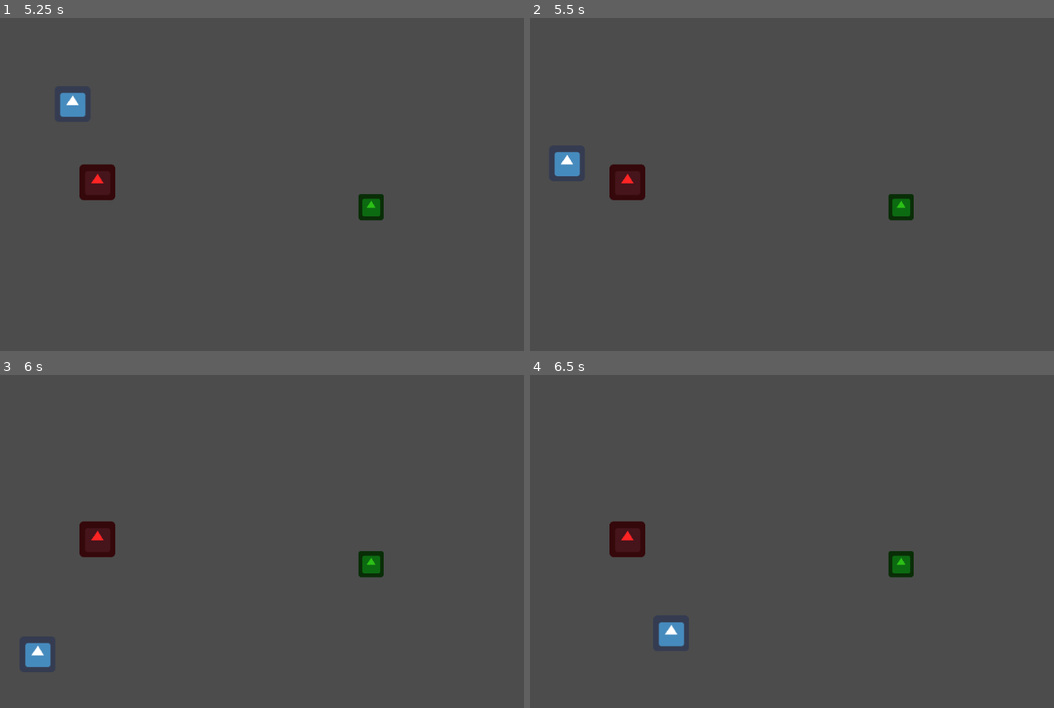
Above: before the commit, frames 1-4 (two rows, left to right).
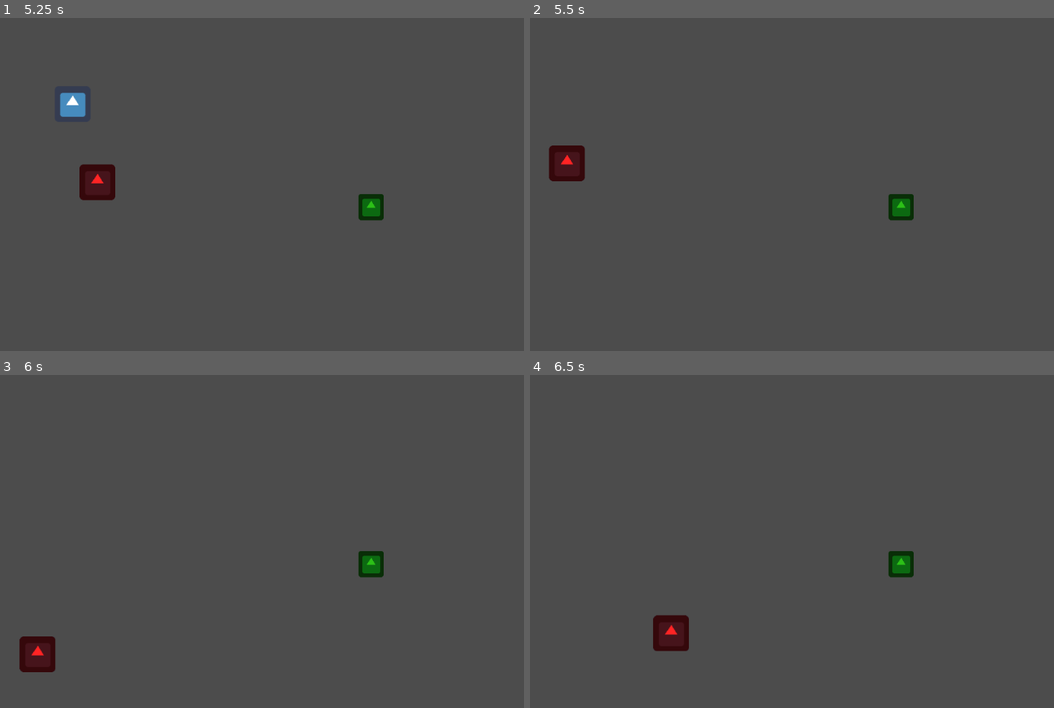
Above: after the commit, the same moments.

Repository: ElkkuTheBaws/ldjam46
Game: Godot game, scene res://TestMap.tscn
Two runs of this game, one before a commit and one after it. Both use one fixed random seed, a clock stepped at 60 frames per second and the inputs below. After the commit the project has no main scene; this scene is started directly in both runs. The engine's default icon, where the game draws it, is replaced by a stand-in: a white triangle on a blue panel in a dark square.
Inputs:
- Up to frame 1 (5.25 s): tap Enter at 0.5 s; hold Right (ui_right) 0.53-1.28 s; hold E (ui_pick, bound only after the commit) 0.53-1.28 s; hold Down (ui_down) 1.28-2.03 s; tap E (ui_pick, bound only after the commit) at 1.35, 2.85, 4.35 s; hold Right (ui_right) 2.03-2.78 s; hold E (ui_pick, bound only after the commit) 2.03-2.78 s; hold Up (ui_up) 2.78-3.53 s; hold E (ui_pick, bound only after the commit) 3.53-4.28 s; hold Left (ui_left) 3.53-5.03 s; hold Down (ui_down) from 5.03 s (still down); hold E (ui_pick, bound only after the commit) from 5.03 s (still down)
- Up to frame 2 (5.5 s): keep holding Down (ui_down); keep holding E (ui_pick, bound only after the commit)
- Up to frame 3 (6 s): release Down (ui_down) at 5.78 s; release E (ui_pick, bound only after the commit) at 5.78 s; hold Right (ui_right) from 5.78 s (still down); tap E (ui_pick, bound only after the commit) at 5.85 s
- Up to frame 4 (6.5 s): keep holding Right (ui_right)

Frame 1 is identical in both runs. In frame 2, 1.5% of the frame differs, in the area x 3-22%, y 38-55%; in frame 3, 1.5%; in frame 4, 1.5%.

Commit message:
Pick up system startting

Diff:
--- a/Player.gd
+++ b/Player.gd
@@ -38,3 +38,6 @@
 func _on_PickArea_body_entered(body):
 	if not body is pickable:
 		return
+	body.set_physics_process(true)
+	if Input.is_action_pressed("ui_pick"):
+		print("ok")
--- a/Player.tscn
+++ b/Player.tscn
@@ -23,4 +23,6 @@
 [node name="CollisionShape2D" type="CollisionShape2D" parent="PickArea"]
 modulate = Color( 0.054902, 1, 0, 1 )
 shape = SubResource( 2 )
+
+[node name="Position2D" type="Position2D" parent="."]
 [connection signal="body_entered" from="PickArea" to="." method="_on_PickArea_body_entered"]
--- a/pickable.gd
+++ b/pickable.gd
@@ -2,5 +2,11 @@
 class_name pickable
 
 var MASS = 500
+onready var player_node = get_node("../Player/Position2D")
 func _ready():
+	set_physics_process(false)
 	add_to_group("pickable")
+
+
+func _physics_process(delta):
+	self.position = player_node.global_position
--- a/project.godot
+++ b/project.godot
@@ -33,8 +33,43 @@
 [application]
 
 config/name="ldjam"
-run/main_scene="res://TestMap.tscn"
 config/icon="res://icon.png"
+
+[input]
+
+ui_left={
+"deadzone": 0.5,
+"events": [ Object(InputEventKey,"resource_local_to_scene":false,"resource_name":"","device":0,"alt":false,"shift":false,"control":false,"meta":false,"command":false,"pressed":false,"scancode":16777231,"unicode":0,"echo":false,"script":null)
+, Object(InputEventJoypadButton,"resource_local_to_scene":false,"resource_name":"","device":0,"button_index":14,"pressure":0.0,"pressed":false,"script":null)
+, Object(InputEventKey,"resource_local_to_scene":false,"resource_name":"","device":0,"alt":false,"shift":false,"control":false,"meta":false,"command":false,"pressed":false,"scancode":65,"unicode":0,"echo":false,"script":null)
+ ]
+}
+ui_right={
+"deadzone": 0.5,
+"events": [ Object(InputEventKey,"resource_local_to_scene":false,"resource_name":"","device":0,"alt":false,"shift":false,"control":false,"meta":false,"command":false,"pressed":false,"scancode":16777233,"unicode":0,"echo":false,"script":null)
+, Object(InputEventJoypadButton,"resource_local_to_scene":false,"resource_name":"","device":0,"button_index":15,"pressure":0.0,"pressed":false,"script":null)
+, Object(InputEventKey,"resource_local_to_scene":false,"resource_name":"","device":0,"alt":false,"shift":false,"control":false,"meta":false,"command":false,"pressed":false,"scancode":68,"unicode":0,"echo":false,"script":null)
+ ]
+}
+ui_up={
+"deadzone": 0.5,
+"events": [ Object(InputEventKey,"resource_local_to_scene":false,"resource_name":"","device":0,"alt":false,"shift":false,"control":false,"meta":false,"command":false,"pressed":false,"scancode":16777232,"unicode":0,"echo":false,"script":null)
+, Object(InputEventJoypadButton,"resource_local_to_scene":false,"resource_name":"","device":0,"button_index":12,"pressure":0.0,"pressed":false,"script":null)
+, Object(InputEventKey,"resource_local_to_scene":false,"resource_name":"","device":0,"alt":false,"shift":false,"control":false,"meta":false,"command":false,"pressed":false,"scancode":87,"unicode":0,"echo":false,"script":null)
+ ]
+}
+ui_down={
+"deadzone": 0.5,
+"events": [ Object(InputEventKey,"resource_local_to_scene":false,"resource_name":"","device":0,"alt":false,"shift":false,"control":false,"meta":false,"command":false,"pressed":false,"scancode":16777234,"unicode":0,"echo":false,"script":null)
+, Object(InputEventJoypadButton,"resource_local_to_scene":false,"resource_name":"","device":0,"button_index":13,"pressure":0.0,"pressed":false,"script":null)
+, Object(InputEventKey,"resource_local_to_scene":false,"resource_name":"","device":0,"alt":false,"shift":false,"control":false,"meta":false,"command":false,"pressed":false,"scancode":83,"unicode":0,"echo":false,"script":null)
+ ]
+}
+ui_pick={
+"deadzone": 0.5,
+"events": [ Object(InputEventKey,"resource_local_to_scene":false,"resource_name":"","device":0,"alt":false,"shift":false,"control":false,"meta":false,"command":false,"pressed":false,"scancode":69,"unicode":0,"echo":false,"script":null)
+ ]
+}
 
 [rendering]
 
Not shown, changed: .mono/metadata/ide_server_meta.txt
